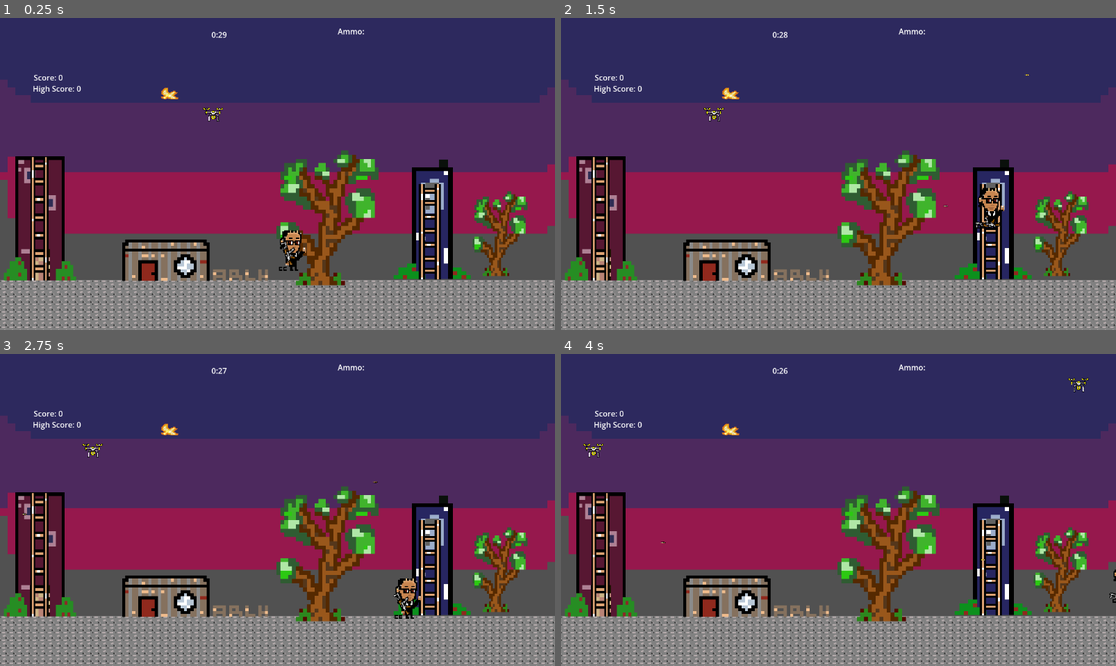
Above: before the commit, frames 1-4 (two rows, left to right).
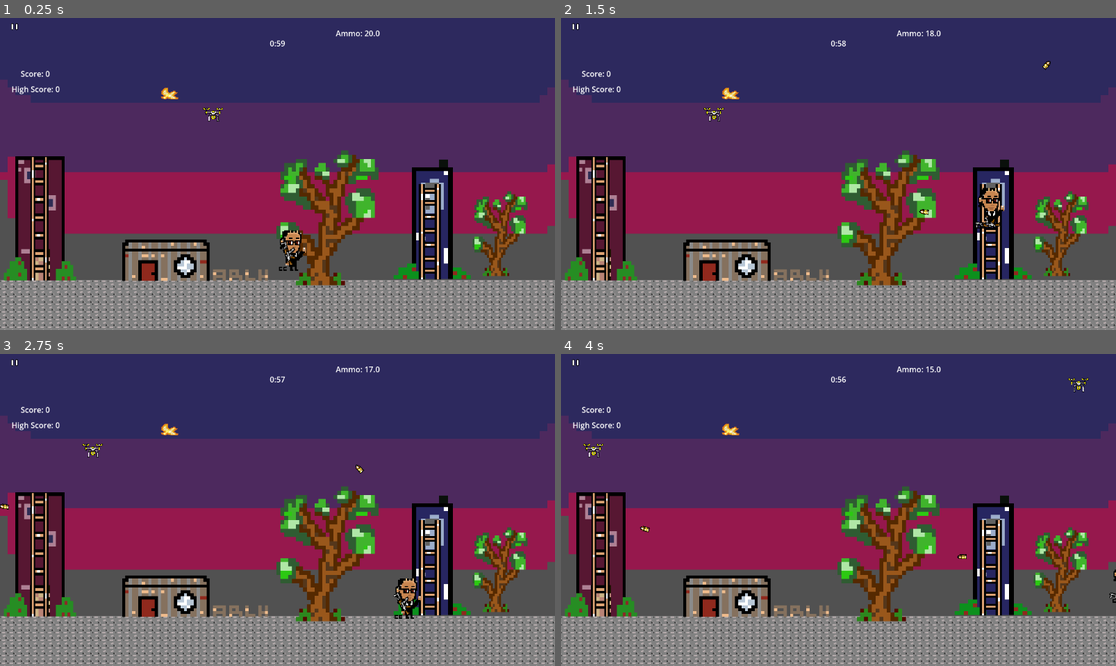
Above: after the commit, the same moments.

Repository: rimam-byte/gamedev
Game: Godot game, scene res://scenes/level.tscn
Two runs of this game, one before a commit and one after it. Both use one fixed random seed, a clock stepped at 60 frames per second and the inputs below.
Inputs (mouse positions are in pixels of both pictures, inside the frame that each line leads up to):
- Up to frame 1 (0.25 s): no input
- Up to frame 2 (1.5 s): move the mouse to (960, 158) at 0.52 s; hold Right (ui_right) from 0.53 s (still down); click (960, 158) at 0.6 s; tap Up (jump) at 0.77 s; move the mouse to (727, 189) at 1.27 s; click (727, 189) at 1.35 s
- Up to frame 3 (2.75 s): tap Up (jump) at 1.52 s; move the mouse to (333, 441) at 2.02 s; release Right (ui_right) at 2.03 s; hold Left (ui_left) from 2.03 s (still down); click (333, 441) at 2.1 s
- Up to frame 4 (4 s): move the mouse to (810, 572) at 2.77 s; release Left (ui_left) at 2.78 s; hold Right (ui_right) from 2.78 s (still down); click (810, 572) at 2.85 s; tap Up (jump) at 3.02, 3.77 s; move the mouse to (1005, 556) at 3.52 s; click (1005, 556) at 3.6 s

The runs differ from the first frame. In frame 1, 0.5% of the frame differs, in the area x 2-69%, y 1-25%; in frame 2, 0.5%, in the area x 2-89%, y 1-64%; in frame 3, 0.5%; in frame 4, 0.5%.

Commit message:
menu steup

Diff:
--- a/cee-city/project.godot
+++ b/cee-city/project.godot
@@ -17,6 +17,30 @@
 
 [input]
 
+ui_left={
+"deadzone": 0.5,
+"events": [Object(InputEventKey,"resource_local_to_scene":false,"resource_name":"","device":0,"window_id":0,"alt_pressed":false,"shift_pressed":false,"ctrl_pressed":false,"meta_pressed":false,"pressed":false,"keycode":4194319,"physical_keycode":0,"key_label":0,"unicode":0,"location":0,"echo":false,"script":null)
+, Object(InputEventJoypadButton,"resource_local_to_scene":false,"resource_name":"","device":-1,"button_index":13,"pressure":0.0,"pressed":false,"script":null)
+, Object(InputEventJoypadMotion,"resource_local_to_scene":false,"resource_name":"","device":-1,"axis":0,"axis_value":-1.0,"script":null)
+, Object(InputEventKey,"resource_local_to_scene":false,"resource_name":"","device":0,"window_id":0,"alt_pressed":false,"shift_pressed":false,"ctrl_pressed":false,"meta_pressed":false,"pressed":false,"keycode":0,"physical_keycode":65,"key_label":0,"unicode":0,"location":0,"echo":false,"script":null)
+]
+}
+ui_right={
+"deadzone": 0.5,
+"events": [Object(InputEventKey,"resource_local_to_scene":false,"resource_name":"","device":0,"window_id":0,"alt_pressed":false,"shift_pressed":false,"ctrl_pressed":false,"meta_pressed":false,"pressed":false,"keycode":4194321,"physical_keycode":0,"key_label":0,"unicode":0,"location":0,"echo":false,"script":null)
+, Object(InputEventJoypadButton,"resource_local_to_scene":false,"resource_name":"","device":-1,"button_index":14,"pressure":0.0,"pressed":false,"script":null)
+, Object(InputEventJoypadMotion,"resource_local_to_scene":false,"resource_name":"","device":-1,"axis":0,"axis_value":1.0,"script":null)
+, Object(InputEventKey,"resource_local_to_scene":false,"resource_name":"","device":-1,"window_id":0,"alt_pressed":false,"shift_pressed":false,"ctrl_pressed":false,"meta_pressed":false,"pressed":false,"keycode":0,"physical_keycode":68,"key_label":0,"unicode":100,"location":0,"echo":false,"script":null)
+]
+}
+ui_up={
+"deadzone": 0.5,
+"events": [Object(InputEventKey,"resource_local_to_scene":false,"resource_name":"","device":0,"window_id":0,"alt_pressed":false,"shift_pressed":false,"ctrl_pressed":false,"meta_pressed":false,"pressed":false,"keycode":4194320,"physical_keycode":0,"key_label":0,"unicode":0,"location":0,"echo":false,"script":null)
+, Object(InputEventJoypadButton,"resource_local_to_scene":false,"resource_name":"","device":-1,"button_index":11,"pressure":0.0,"pressed":false,"script":null)
+, Object(InputEventJoypadMotion,"resource_local_to_scene":false,"resource_name":"","device":-1,"axis":1,"axis_value":-1.0,"script":null)
+, Object(InputEventKey,"resource_local_to_scene":false,"resource_name":"","device":-1,"window_id":0,"alt_pressed":false,"shift_pressed":false,"ctrl_pressed":false,"meta_pressed":false,"pressed":false,"keycode":0,"physical_keycode":87,"key_label":0,"unicode":119,"location":0,"echo":false,"script":null)
+]
+}
 shoot={
 "deadzone": 0.2,
 "events": [Object(InputEventMouseButton,"resource_local_to_scene":false,"resource_name":"","device":-1,"window_id":0,"a …(253 unchanged characters)…
@@ -25,6 +49,7 @@
 jump={
 "deadzone": 0.2,
 "events": [Object(InputEventKey,"resource_local_to_scene":false,"resource_name":"","device":0,"window_id":0,"alt_presse …(194 unchanged characters)…
+, Object(InputEventKey,"resource_local_to_scene":false,"resource_name":"","device":-1,"window_id":0,"alt_pressed":false,"shift_pressed":false,"ctrl_pressed":false,"meta_pressed":false,"pressed":false,"keycode":0,"physical_keycode":87,"key_label":0,"unicode":119,"location":0,"echo":false,"script":null)
 ]
 }
 
--- a/cee-city/scenes/bullet.tscn
+++ b/cee-city/scenes/bullet.tscn
@@ -4,20 +4,20 @@
 [ext_resource type="Script" uid="uid://b6fnbghptlx4q" path="res://scripts/bullet.gd" id="1_y25gk"]
 
 [sub_resource type="CapsuleShape2D" id="CapsuleShape2D_l5glv"]
-radius = 2.0
-height = 10.0
+radius = 6.0
+height = 20.0
 
 [node name="Area2D" type="Area2D" unique_id=1037246448]
 script = ExtResource("1_y25gk")
 
 [node name="Bullet" type="Sprite2D" parent="." unique_id=1189403250]
-position = Vector2(0.9999995, 1)
+position = Vector2(3, 4)
 rotation = 1.5707964
-scale = Vector2(0.45208597, 0.5943835)
+scale = Vector2(1.4595271, 1.247724)
 texture = ExtResource("1_mkf8s")
 
 [node name="CollisionShape2D" type="CollisionShape2D" parent="." unique_id=58289292]
-position = Vector2(1, 0)
+position = Vector2(2, 0)
 rotation = 1.5707964
 shape = SubResource("CapsuleShape2D_l5glv")
 
--- a/cee-city/scenes/gun.tscn
+++ b/cee-city/scenes/gun.tscn
@@ -12,6 +12,7 @@
 [node name="Sprite2D" type="Sprite2D" parent="." unique_id=1536050769]
 
 [node name="Marker2D" type="Marker2D" parent="." unique_id=1386483433]
+position = Vector2(41, -18)
 
 [node name="Gun" type="Sprite2D" parent="." unique_id=1045962462]
 position = Vector2(14.804686, -14.66992)
--- a/cee-city/scenes/level.tscn
+++ b/cee-city/scenes/level.tscn
@@ -13,6 +13,12 @@
 [ext_resource type="Texture2D" uid="uid://dpd4lk3pgkq4i" path="res://assets/container.png" id="12_fpun6"]
 [ext_resource type="Script" uid="uid://cmb7pcjy4oid0" path="res://scripts/ladder.gd" id="13_64w2a"]
 [ext_resource type="Texture2D" uid="uid://djmnm05omw5n8" path="res://assets/bird.png" id="13_wc255"]
+[ext_resource type="Texture2D" uid="uid://b16jtaq0a0owf" path="res://assets/bg8.png" id="14_82cfe"]
+[ext_resource type="Texture2D" uid="uid://bmg050oukwajs" path="res://assets/title1.png" id="16_8gofh"]
+[ext_resource type="Texture2D" uid="uid://d1ydrxki27uh" path="res://assets/pausemenu.png" id="17_h6wmr"]
+[ext_resource type="Texture2D" uid="uid://8cxrunlue42k" path="res://assets/stop.png" id="18_gunhw"]
+[ext_resource type="Texture2D" uid="uid://dg8cgou0toiok" path="res://assets/mainmenu.png" id="18_pqd0y"]
+[ext_resource type="Texture2D" uid="uid://c7vo6p6ykycvc" path="res://assets/button.png" id="19_8gofh"]
 
 [sub_resource type="CompressedTexture2D" id="CompressedTexture2D_klq6b"]
 
@@ -186,31 +192,37 @@
 follow_viewport_enabled = true
 
 [node name="Score" type="Label" parent="CanvasLayer" unique_id=1248442717]
-offset_left = -506.0
-offset_top = 112.0
-offset_right = -372.0
-offset_bottom = 142.0
+offset_left = -533.0
+offset_top = 104.0
+offset_right = -399.0
+offset_bottom = 134.0
 text = "Score:"
 label_settings = SubResource("LabelSettings_ppgk2")
+metadata/_edit_use_anchors_ = true
 
 [node name="HighScore" type="Label" parent="CanvasLayer" unique_id=126847452]
-offset_left = -508.0
-offset_top = 135.0
-offset_right = -378.0
-offset_bottom = 158.0
+offset_left = -552.0
+offset_top = 136.0
+offset_right = -422.0
+offset_bottom = 159.0
 text = "High Score:"
+metadata/_edit_use_anchors_ = true
 
 [node name="Timer" type="Label" parent="CanvasLayer" unique_id=1713501209]
-offset_left = -137.0
-offset_top = 23.0
-offset_right = 192.0
-offset_bottom = 153.0
+anchors_preset = -1
+anchor_left = -0.20225695
+anchor_top = 0.10339506
+offset_left = 217.0
+offset_top = -26.0
+offset_right = 546.0
+offset_bottom = 104.0
+metadata/_edit_use_anchors_ = true
 
 [node name="Ammo" type="Label" parent="CanvasLayer" unique_id=458058258]
-offset_left = 125.0
-offset_top = 16.0
-offset_right = 427.0
-offset_bottom = 74.0
+offset_left = 121.0
+offset_top = 20.0
+offset_right = 423.0
+offset_bottom = 78.0
 text = "Ammo:"
 
 [node name="b2" type="Sprite2D" parent="." unique_id=743971447]
@@ -275,5 +287,87 @@
 shape = SubResource("RectangleShape2D_fpun6")
 one_way_collision = true
 
+[node name="CanvasLayer2" type="CanvasLayer" parent="." unique_id=1910243939]
+
+[node name="Button" type="Button" parent="CanvasLayer2" unique_id=669563388]
+offset_left = -552.0
+offset_top = 167.0
+offset_right = -471.0
+offset_bottom = 187.0
+theme_override_font_sizes/font_size = 8
+text = "Reset High Score"
+metadata/_edit_use_anchors_ = true
+
+[node name="Bg8" type="Sprite2D" parent="." unique_id=239745379]
+position = Vector2(-1169, 345)
+scale = Vector2(17.36719, 21.09375)
+texture = ExtResource("14_82cfe")
+
+[node name="Button_manager" type="Control" parent="." unique_id=485476547]
+layout_mode = 3
+anchors_preset = 0
+offset_right = 40.0
+offset_bottom = 40.0
+metadata/_edit_use_anchors_ = true
+
+[node name="Start" type="Button" parent="Button_manager" unique_id=1688467600]
+layout_mode = 0
+offset_left = -1333.0
+offset_top = 354.0
+offset_right = -1015.0
+offset_bottom = 419.0
+metadata/_edit_use_anchors_ = true
+
+[node name="Options" type="Button" parent="Button_manager" unique_id=2076858321]
+layout_mode = 0
+offset_left = -1332.0
+offset_top = 445.0
+offset_right = -1022.0
+offset_bottom = 509.0
+metadata/_edit_use_anchors_ = true
+
+[node name="Exit" type="Button" parent="Button_manager" unique_id=547060376]
+layout_mode = 1
+anchors_preset = -1
+anchor_left = -24.115002
+anchor_top = 5.609
+anchor_right = -24.115002
+anchor_bottom = 5.609
+offset_left = -363.3999
+offset_top = 325.63998
+offset_right = -64.3999
+offset_bottom = 393.63998
+metadata/_edit_use_anchors_ = true
+
+[node name="Title1" type="Sprite2D" parent="." unique_id=1309080011]
+position = Vector2(-1268.75, 193.75003)
+scale = Vector2(7.3945313, 9.148438)
+texture = ExtResource("16_8gofh")
+
+[node name="Pausemenu" type="Sprite2D" parent="." unique_id=2059031869]
+position = Vector2(1002.00006, 371.99997)
+scale = Vector2(5.27246, 5.9726553)
+texture = ExtResource("17_h6wmr")
+
+[node name="Title2" type="Sprite2D" parent="Pausemenu" unique_id=1167733009]
+z_index = 1
+position = Vector2(-15.7421875, -34.155663)
+scale = Vector2(0.98981345, 1.0516678)
+texture = ExtResource("16_8gofh")
+
+[node name="Mainmenu" type="Sprite2D" parent="." unique_id=1943443759]
+position = Vector2(-1233, 482)
+scale = Vector2(5.2421875, 5.265625)
+texture = ExtResource("18_pqd0y")
+
+[node name="Stop" type="Sprite2D" parent="." unique_id=1908106955]
+position = Vector2(744, 82)
+scale = Vector2(4.304686, 4.070312)
+texture = ExtResource("18_gunhw")
+
+[node name="Button" type="Sprite2D" parent="." unique_id=114117402]
+position = Vector2(-546, 21)
+texture = ExtResource("19_8gofh")
+
 [connection signal="body_entered" from="Area2D" to="Area2D" method="_on_body_entered"]
 [connection signal="body_exited" from="Area2D" to="Area2D" method="_on_body_exited"]
--- a/cee-city/scripts/gun.gd
+++ b/cee-city/scripts/gun.gd
@@ -16,9 +16,11 @@
 
 
 func shoot():
+	if not get_tree().current_scene.use_ammo():
+		return
 	var bullet = bullet_scene.instantiate()
-	#bullet.global_position = $Marker2D.global_position
 	bullet.global_position = marker_2d.global_position
 	bullet.direction = (
 		get_global_mouse_position() - bullet.global_position).normalized()
+	bullet.rotation= bullet.direction.angle()
 	get_tree().current_scene.add_child(bullet)
--- a/cee-city/scripts/level.gd
+++ b/cee-city/scripts/level.gd
@@ -1,10 +1,10 @@
 extends Node2D
 var score = 0
 var high_score = 0
-var time_left = 30.0
+var time_left = 60.0
+var ammo= 20.0
 const SAVEFILE ='user://savefile.save'
-#@export var max_ammo= 10
-#@onready var current_ammo= max_ammo
+
 @onready var score_label = $CanvasLayer/Score
 @onready var high_score_label = $CanvasLayer/HighScore
 @onready var timer_label = $CanvasLayer/Timer
@@ -13,8 +13,7 @@
 func update_score():
 	score_label.text = 'Score: ' + str(score)
 	high_score_label.text = 'High Score: ' + str(high_score)
-#func update_ammo():
-	#ammo_label.text = 'Ammo: ' + str(current_ammo)
+
 func add_score(points: int):
 	score += points
 	if score > high_score:
@@ -26,6 +25,8 @@
 	load_high_score()
 	score=0
 	update_score()
+	update_ammo_label()
+
 
 
 func load_high_score():
@@ -40,6 +41,12 @@
 	var file = FileAccess.open('user://save.dat', FileAccess.WRITE)
 	file.store_var(high_score)
 	file.close()
+
+
+func reload_high_score():
+	high_score=0
+	save_high_score()
+	update_score()
 
 func _process(delta: float) -> void:
 	time_left -= delta
@@ -58,3 +65,17 @@
 func game_over():
 	print("Game over")
 	get_tree().paused = true
+
+func update_ammo_label():
+	ammo_label.text ="Ammo: " +str(ammo)
+
+func use_ammo() -> bool:
+	if ammo>0:
+		ammo -= 1
+		update_ammo_label()
+		return true
+	return false
+
+func add_ammo(amount):
+	ammo+= amount
+	update_ammo_label()
--- a/cee-city/scripts/player.gd
+++ b/cee-city/scripts/player.gd
@@ -7,8 +7,7 @@
 const GRAVITY = 980.0
 
 func _physics_process(delta):
-	#if not is_on_floor():
-		#velocity.y += GRAVITY * delta
+
 	if climbing:
 		velocity.y = 0
 		if Input.is_action_pressed('ui_up'):
Binary file added: cee-city/assets/bg8.png
Not shown, added: cee-city/assets/bg8.png.import
Binary file added: cee-city/assets/button.png
Not shown, added: cee-city/assets/button.png.import
Binary file added: cee-city/assets/mainmenu.png
Not shown, added: cee-city/assets/mainmenu.png.import
Binary file added: cee-city/assets/pausemenu.png
Not shown, added: cee-city/assets/pausemenu.png.import
Binary file added: cee-city/assets/pausemenu1.png
Binary file added: cee-city/assets/stop.png
Not shown, added: cee-city/assets/stop.png.import
Binary file added: cee-city/assets/title1.png
(and 4 more such lines)
